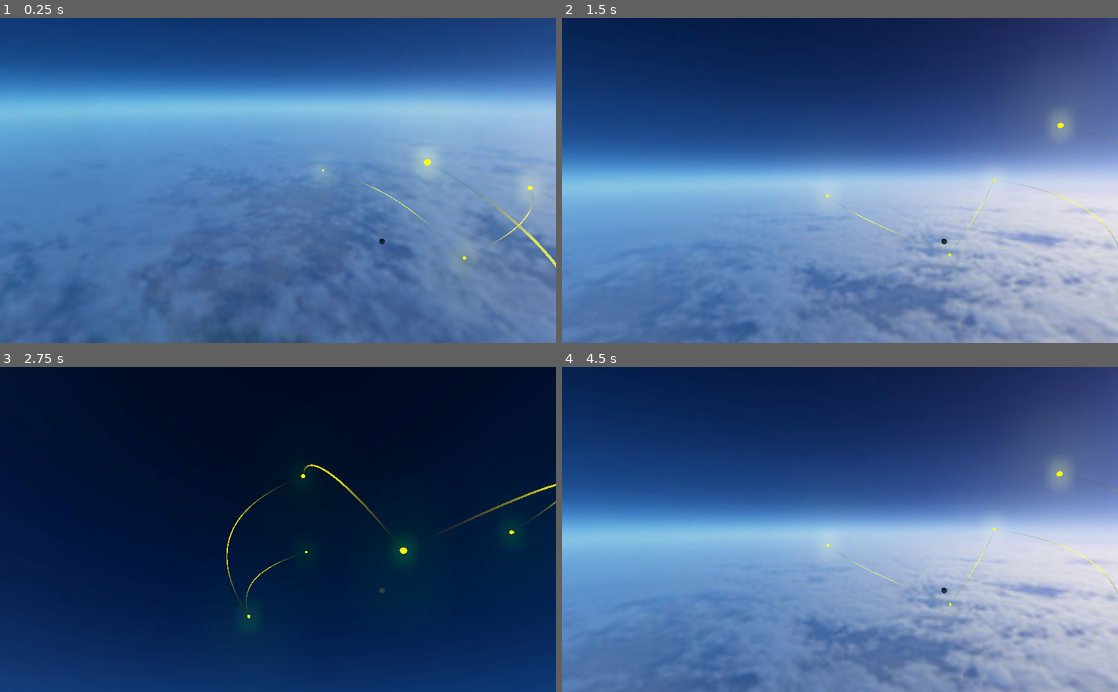
Above: before the commit, frames 1-4 (two rows, left to right).
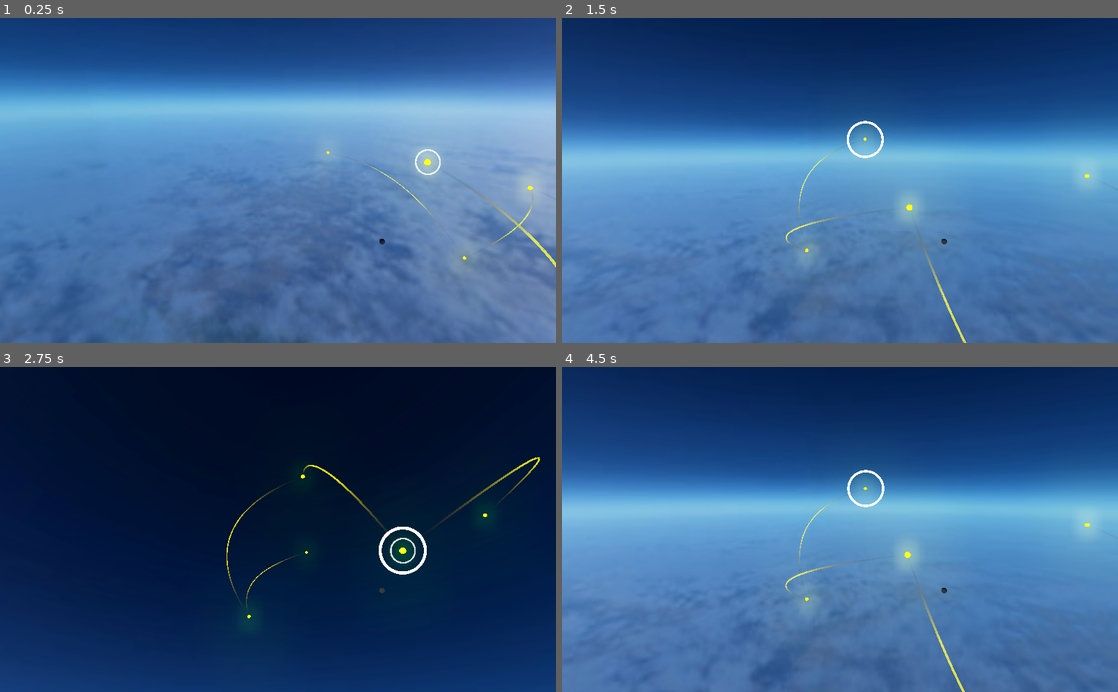
Above: after the commit, the same moments.

Repository: valentegamedev/kingdom_select_godot
Game: Godot game, scene res://Scenes/SampleScene.tscn
The game is run twice, just before and just after one commit, with the same random seed, the same clock (stepped at 60 frames per second) and the same inputs.
Inputs:
- Up to frame 1 (0.25 s): no input
- Up to frame 2 (1.5 s): tap Enter (ui_accept) at 0.5, 0.6, 0.77, 1.07, 1.35 s
- Up to frame 3 (2.75 s): tap Enter (ui_accept) at 1.52, 1.82, 2.1 s
- Up to frame 4 (4.5 s): tap Enter (ui_accept) at 2.85, 3.02, 3.32, 3.6, 3.77, 4.07, 4.35 s

The runs differ from the first frame. In frame 1, 0.2% of the frame differs, in the area x 57-98%, y 40-72%; in frame 2, 56%, in the area x 0-100%, y 0-100%; in frame 3, 0.8%; in frame 4, 56%.

Commit message:
Update donut.png, donut.png.import, and 6 more files...

Diff:
--- a/LineRenderer/LineRenderer.gd
+++ b/LineRenderer/LineRenderer.gd
@@ -125,7 +125,7 @@
 	array[smoothing] = center - orthogonal;
 
 	for i in range(1, smoothing):
-		array[i] = center + (orthogonal.rotated(axis, lerp(0, PI, float(i) / smoothing)));
+		array[i] = center + (orthogonal.rotated(axis.normalized(), lerp(0, PI, float(i) / smoothing)));
 
 	for i in range(1, smoothing + 1):
 		set_uv(Vector2(0, (i - 1) / smoothing))
--- a/Prefabs/KingdomPoint.tscn
+++ b/Prefabs/KingdomPoint.tscn
@@ -46,3 +46,4 @@
 startThickness = 0.002
 endThickness = 0.002
 drawCaps = false
+drawCorners = false
--- a/Scenes/SampleScene.tscn
+++ b/Scenes/SampleScene.tscn
@@ -1,9 +1,11 @@
-[gd_scene load_steps=19 format=2]
+[gd_scene load_steps=23 format=2]
 
 [ext_resource path="res://Scripts/KingdomSelect.gd" type="Script" id=1]
 [ext_resource path="res://Images/Sky/space_spherical_map_by_cesium135-d5qay53.jpg" type="Texture" id=2]
 [ext_resource path="res://Models/mayaSpere.tscn" type="PackedScene" id=3]
+[ext_resource path="res://Images/UI/donut.png" type="Texture" id=4]
 [ext_resource path="res://Scripts/Kingdom.gd" type="Script" id=5]
+[ext_resource path="res://Scripts/FollowTarget.gd" type="Script" id=6]
 
 [sub_resource type="Resource" id=1]
 script = ExtResource( 5 )
@@ -32,8 +34,8 @@
 [sub_resource type="Resource" id=5]
 script = ExtResource( 5 )
 name = "World 5"
-x = -133.0
-y = -6.1
+x = 227.0
+y = 6.1
 
 [sub_resource type="VisualShaderNodeScalarUniform" id=6]
 uniform_name = "Transparency"
@@ -121,6 +123,62 @@
 background_sky_orientation = Basis( -1.62921e-07, 0, -1, 0, 1, 0, 1, 0, -1.62921e-07 )
 glow_enabled = true
 
+[sub_resource type="Animation" id=15]
+resource_name = "IndicatorAnimation"
+loop = true
+tracks/0/type = "value"
+tracks/0/path = NodePath("CircleOne:rect_scale")
+tracks/0/interp = 1
+tracks/0/loop_wrap = true
+tracks/0/imported = false
+tracks/0/enabled = true
+tracks/0/keys = {
+"times": PoolRealArray( 0, 1 ),
+"transitions": PoolRealArray( 1, 1 ),
+"update": 0,
+"values": [ Vector2( 0.25, 0.25 ), Vector2( 1, 1 ) ]
+}
+tracks/1/type = "value"
+tracks/1/path = NodePath("CircleOne:modulate")
+tracks/1/interp = 1
+tracks/1/loop_wrap = true
+tracks/1/imported = false
+tracks/1/enabled = true
+tracks/1/keys = {
+"times": PoolRealArray( 0, 0.3, 0.8, 1 ),
+"transitions": PoolRealArray( 1, 1, 1, 1 ),
+"update": 0,
+"values": [ Color( 1, 1, 1, 0 ), Color( 1, 1, 1, 1 ), Color( 1, 1, 1, 1 ), Color( 1, 1, 1, 0 ) ]
+}
+
+[sub_resource type="Animation" id=16]
+resource_name = "IndicatorAnimation"
+loop = true
+tracks/0/type = "value"
+tracks/0/path = NodePath("CircleTwo:rect_scale")
+tracks/0/interp = 1
+tracks/0/loop_wrap = true
+tracks/0/imported = false
+tracks/0/enabled = true
+tracks/0/keys = {
+"times": PoolRealArray( 0, 1 ),
+"transitions": PoolRealArray( 1, 1 ),
+"update": 0,
+"values": [ Vector2( 0.25, 0.25 ), Vector2( 1, 1 ) ]
+}
+tracks/1/type = "value"
+tracks/1/path = NodePath("CircleTwo:modulate")
+tracks/1/interp = 1
+tracks/1/loop_wrap = true
+tracks/1/imported = false
+tracks/1/enabled = true
+tracks/1/keys = {
+"times": PoolRealArray( 0, 0.3, 0.8, 1 ),
+"transitions": PoolRealArray( 1, 1, 1, 1 ),
+"update": 0,
+"values": [ Color( 1, 1, 1, 0 ), Color( 1, 1, 1, 1 ), Color( 1, 1, 1, 1 ), Color( 1, 1, 1, 0 ) ]
+}
+
 [node name="SampleScene" type="Spatial"]
 
 [node name="KingdomSelect" type="Spatial" parent="."]
@@ -151,6 +209,58 @@
 transform = Transform( -1, 0, -1.50996e-07, 0, 1, 0, 1.50996e-07, 0, -1, 0.374, 0.219, -1.011 )
 fov = 60.0
 
+[node name="Canvas" type="Control" parent="."]
+margin_right = 1024.0
+margin_bottom = 600.0
+__meta__ = {
+"_edit_use_anchors_": false
+}
+
+[node name="Indicator" type="Control" parent="Canvas"]
+margin_left = 491.369
+margin_top = 272.143
+margin_right = 491.369
+margin_bottom = 272.143
+script = ExtResource( 6 )
+__meta__ = {
+"_edit_group_": true,
+"_edit_use_anchors_": false
+}
+
+[node name="CircleOne" type="TextureRect" parent="Canvas/Indicator"]
+modulate = Color( 1, 1, 1, 0 )
+margin_left = -55.0
+margin_top = -55.0
+margin_right = 55.0
+margin_bottom = 55.0
+rect_scale = Vector2( 0.25, 0.25 )
+rect_pivot_offset = Vector2( 55, 55 )
+texture = ExtResource( 4 )
+expand = true
+__meta__ = {
+"_edit_use_anchors_": false
+}
+
+[node name="CircleTwo" type="TextureRect" parent="Canvas/Indicator"]
+modulate = Color( 1, 1, 1, 0 )
+margin_left = -55.0
+margin_top = -55.0
+margin_right = 55.0
+margin_bottom = 55.0
+rect_scale = Vector2( 0.25, 0.25 )
+rect_pivot_offset = Vector2( 55, 55 )
+texture = ExtResource( 4 )
+expand = true
+__meta__ = {
+"_edit_use_anchors_": false
+}
+
+[node name="AnimationPlayerCircleOne" type="AnimationPlayer" parent="Canvas/Indicator"]
+anims/IndicatorAnimation = SubResource( 15 )
+
+[node name="AnimationPlayerCircleTwo" type="AnimationPlayer" parent="Canvas/Indicator"]
+anims/IndicatorAnimation = SubResource( 16 )
+
 [editable path="KingdomSelect/Model"]
 
 [editable path="KingdomSelect/Shell"]
--- /dev/null
+++ b/Scripts/FollowTarget.gd
@@ -0,0 +1,13 @@
+extends Control
+
+var target:Spatial = null
+
+func _ready():
+	$AnimationPlayerCircleOne.play("IndicatorAnimation")
+	yield(get_tree().create_timer(.5), "timeout")
+	$AnimationPlayerCircleTwo.play("IndicatorAnimation")
+
+func _process(delta):
+	if target:
+		var camera = get_tree().get_root().get_node("SampleScene/CameraPivot/CameraParent/Camera")
+		rect_position = camera.unproject_position(target.global_transform.origin)
--- a/Scripts/Kingdom.gd
+++ b/Scripts/Kingdom.gd
@@ -3,6 +3,6 @@
 class_name Kingdom
 
 export (String) var name
-export (float, -180, 180) var x
+export (float, -180, 360) var x
 export (float, -89, 89) var y
 var visual_point:Spatial = null
--- a/Scripts/KingdomSelect.gd
+++ b/Scripts/KingdomSelect.gd
@@ -36,5 +36,7 @@
 	var camera_pivot = get_tree().get_root().get_node("SampleScene/CameraPivot")
 
 	$Tween.interpolate_property(camera_parent, "rotation_degrees", camera_parent.rotation_degrees, Vector3(k.y, 0, 0), look_duration, Tween.TRANS_QUART, Tween.EASE_OUT)
-	$Tween.interpolate_property(camera_pivot, "rotation_degrees", camera_pivot.rotation_degrees, Vector3(0,k.x, 0), look_duration, Tween.TRANS_QUART, Tween.EASE_OUT)
+	$Tween.interpolate_property(camera_pivot, "rotation_degrees", camera_pivot.rotation_degrees, Vector3(0, k.x, 0), look_duration, Tween.TRANS_QUART, Tween.EASE_OUT)
 	$Tween.start()
+
+	get_tree().get_root().get_node("SampleScene/Canvas/Indicator").target = k.visual_point
Binary file added: Images/UI/donut.png
Not shown, added: Images/UI/donut.png.import
